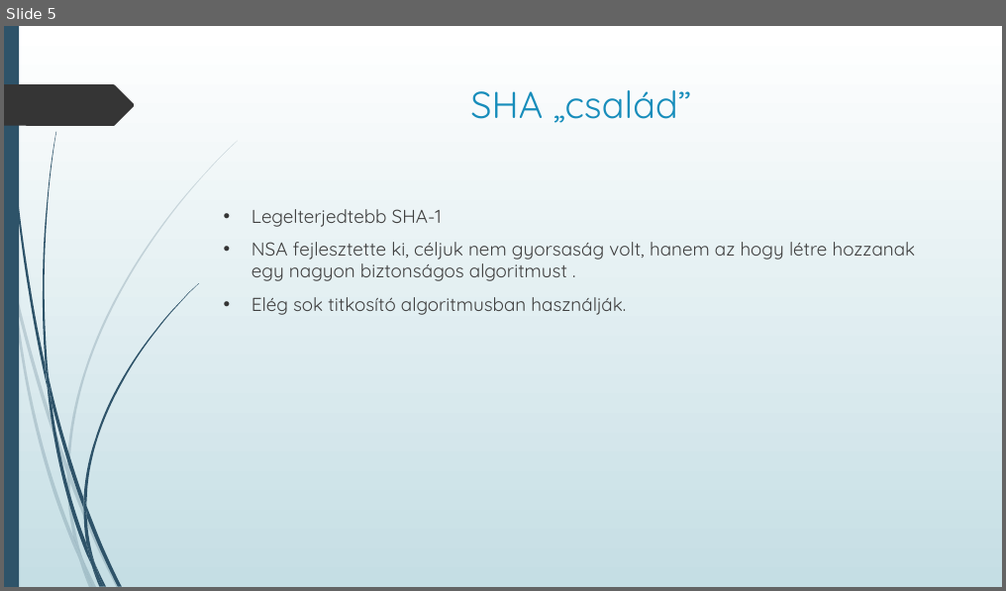
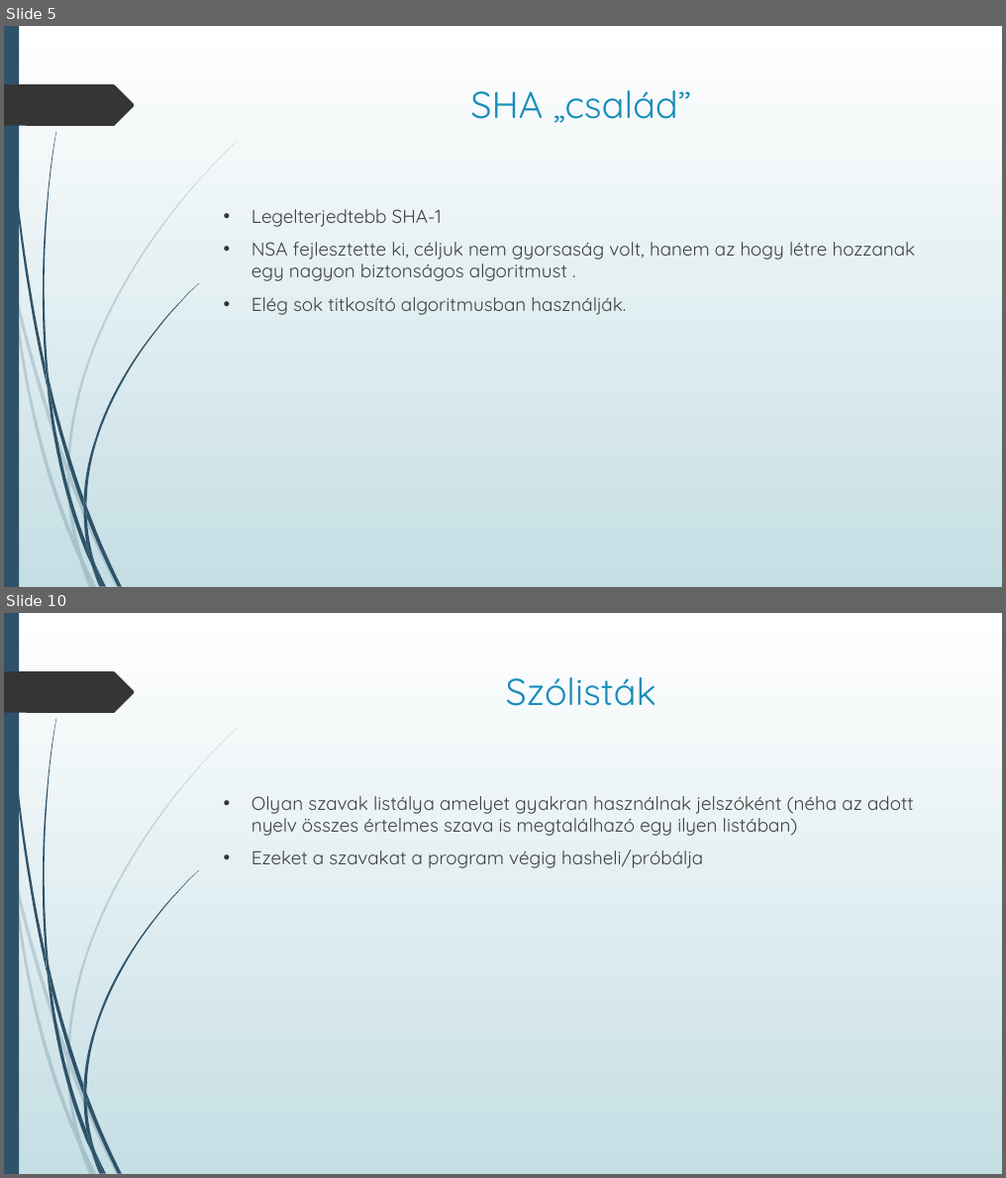
Before and after one commit to njszki-2016-14sz/CSS-Champions, a slide deck: Hash Tábla Algoritmisok.pptx. Shown one above the other, each under a label of ours: slide 5 before the commit, slides 5 and 10 after it; the slides between them are not shown. The pictures are 1006x591 and 1006x1178 pixels, drawn with LibreOffice and Linux fonts; fonts in the diff are those of the drawing. Boxes give left, top, right and bottom in pixels: in the first picture for what was removed or moved away, otherwise in the second. Text is boxed around its words. In the diff, an @@ line names an element or a change of style, - is before the commit and + after.

```diff
--- a/Hash Tábla Algoritmisok.pptx
+++ b/Hash Tábla Algoritmisok.pptx
@@ slide 10 added at (4,613,1002,1174), background gradient #FFFFFF to #C5DEE5; not listed: 24 template elements that a slide beside it also shows @@
@@ title added at (506,677,656,706), 36 pt, text #178DBB @@
+Szólisták
@@ text added at (252,796,914,868), 18 pt, text #404040 @@
+• Olyan szavak listálya amelyet gyakran használnak jelszóként (néha az adott nyelv összes értelmes szava is megtalálhazó egy ilyen listában)
+• Ezeket a szavakat a program végig hasheli/próbálja
```
Also in this commit, not shown: 5 other slides added.
